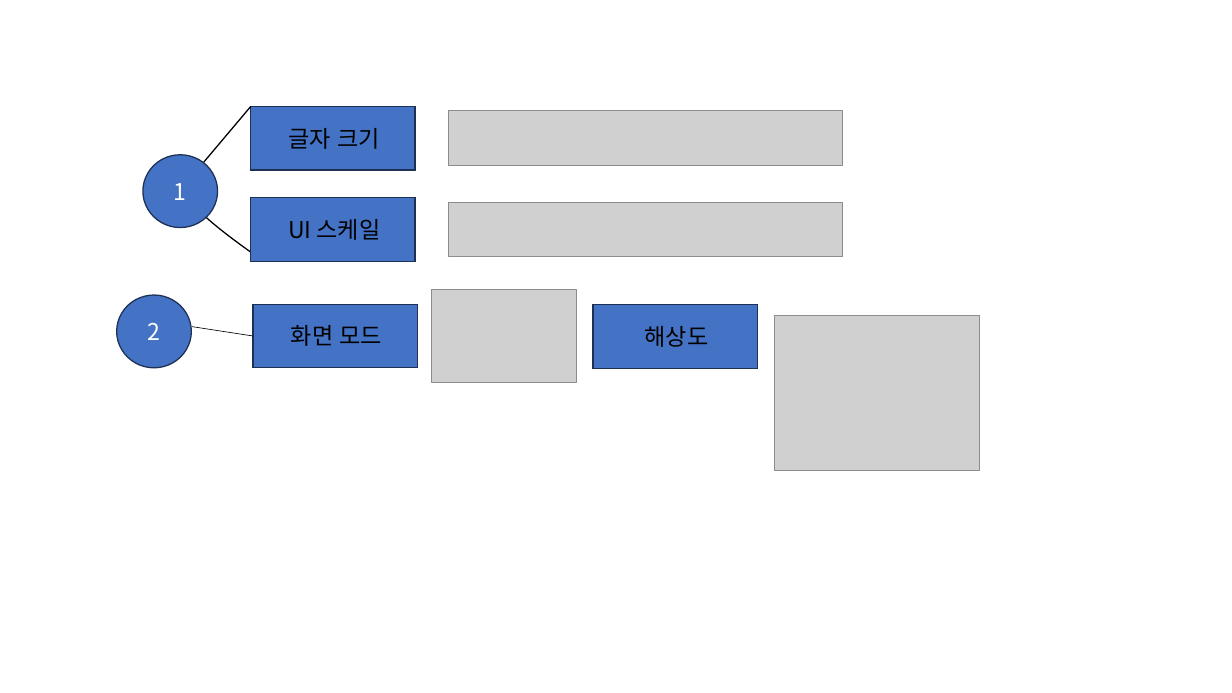
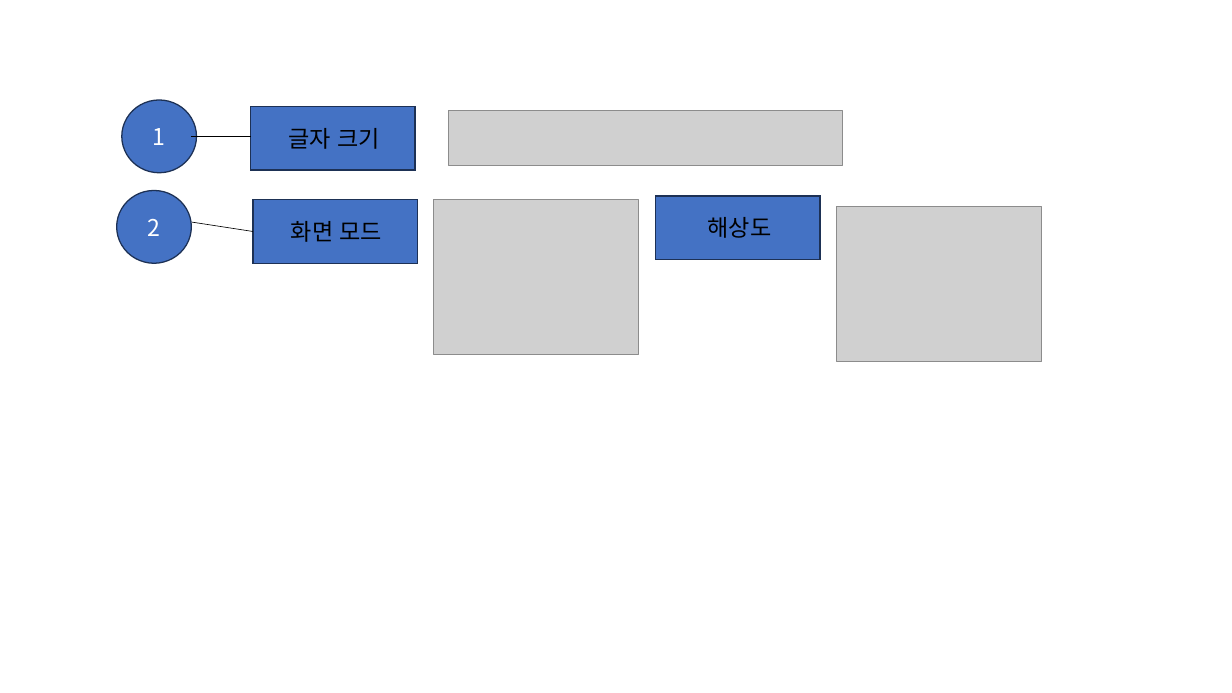
Before and after one commit to FChaGD/Project-is-FCha-Document, a slide deck: slide 1 of 시스템 기획/아웃배틀 옵션/자료/그래픽.pptx. Drawn at 1232x693 pixels with LibreOffice and Linux fonts; fonts in the diff are those of the drawing; grey boxes stand for pictures. Boxes give left, top, right and bottom in pixels: in the first picture for what was removed or moved away, otherwise in the second. Text is boxed around its words. In the diff, an @@ line names an element or a change of style, - is before the commit and + after.

```diff
--- a/시스템 기획/아웃배틀 옵션/자료/그래픽.pptx
+++ b/시스템 기획/아웃배틀 옵션/자료/그래픽.pptx
@@ ellipse "1": place and size @@
-ellipse "1" at <box>143,154,218,227</box>
+ellipse "1" at <box>122,100,197,173</box>
@@ freeform shape removed at <box>192,106,262,262</box> @@
@@ line added from (191, 137) to (251, 137), #000000 0.5 pt @@
@@ rectangle removed at <box>250,198,415,262</box> @@
@@ picture added at <box>434,200,640,354</box> @@
@@ picture removed at <box>449,202,843,257</box> @@
@@ rectangle: place and size @@
-rectangle at <box>593,305,758,369</box>
+rectangle at <box>656,196,821,260</box>
@@ text "해상도": place and size @@
-text "해상도" at <box>645,326,709,347</box>
+text "해상도" at <box>708,217,772,238</box>
@@ picture: place and size @@
-picture at <box>775,315,980,470</box>
+picture at <box>837,207,1043,361</box>
@@ 1 text, 1 ellipse, 1 rectangle, 1 line: place and size @@
-1 text, 1 ellipse, 1 rectangle, 1 line at <box>116,295,418,368</box>
+1 text, 1 ellipse, 1 rectangle, 1 line at <box>116,190,418,263</box>
@@ text removed at <box>288,219,381,240</box> @@
-UI 스케일
@@ picture removed at <box>432,290,577,383</box> @@
```
Also in this commit, not shown: 10 other files.
